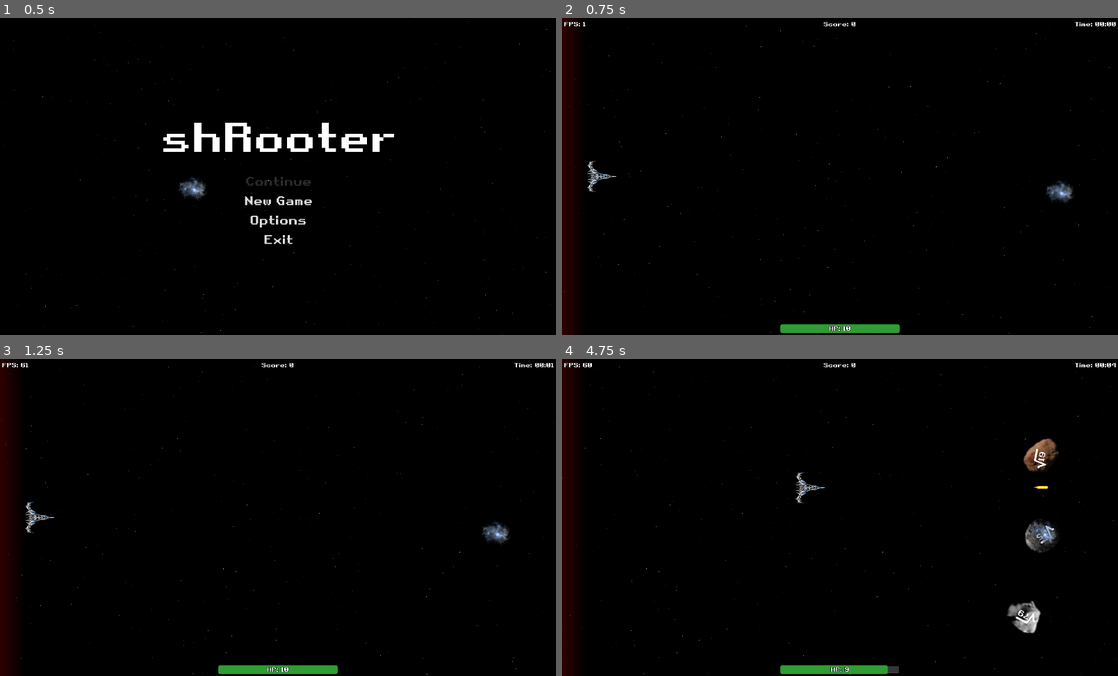
Above: before the commit, frames 1-4 (two rows, left to right).
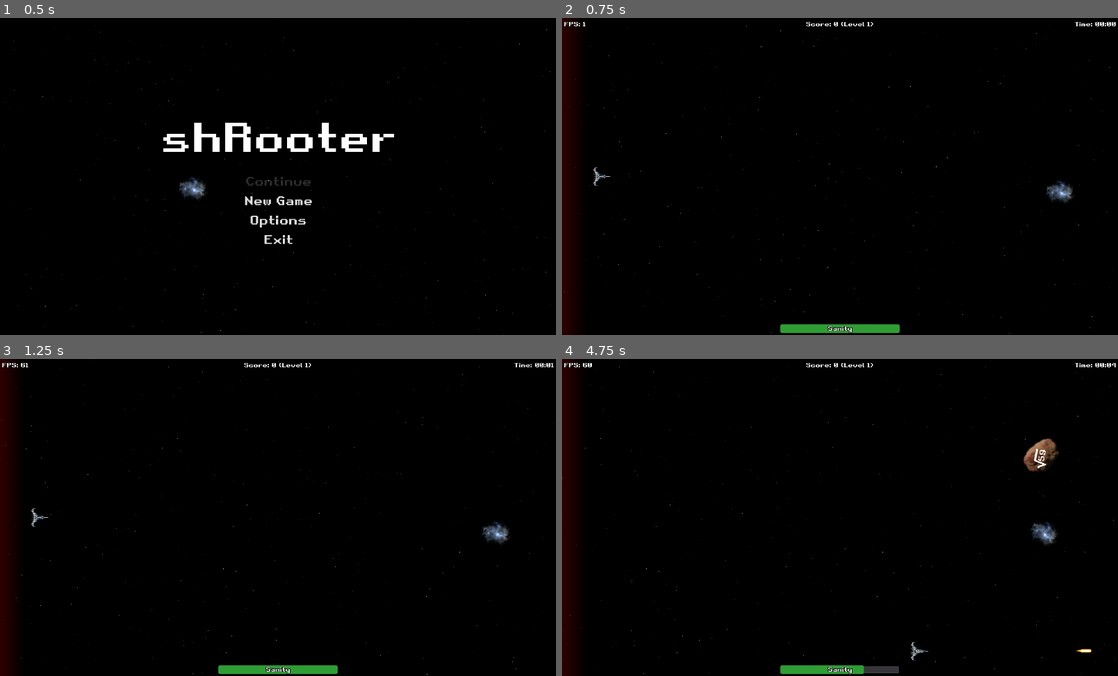
Above: after the commit, the same moments.

Repository: gingerr/ggj-2023-roots-one
Game: Godot game, scene res://MainMenu.tscn
Two runs of this game, one before a commit and one after it. Both use one fixed random seed, a clock stepped at 60 frames per second and the inputs below.
Inputs:
- Up to frame 1 (0.5 s): no input
- Up to frame 2 (0.75 s): click "New Game" at 0.5 s
- Up to frame 3 (1.25 s): no input
- Up to frame 4 (4.75 s): tap Enter at 1.25 s; hold Right (ui_right) 1.28-2.03 s; tap Space at 1.52, 2.27, 3.77, 4.52 s; hold Down (ui_down) 2.03-2.78 s; hold Right (ui_right) 2.78-3.53 s; hold Up (ui_up) 3.53-4.28 s; hold Left (ui_left) from 4.28 s (still down)

Frame 1 is identical in both runs. In frame 2, 0.3% of the frame differs, in the area x 4-56%, y 1-100%; in frame 3, 0.3%; in frame 4, 1.2%, in the area x 42-96%, y 1-100%.

Commit message:
.

Diff:
--- a/BehaviorHovering.gd
+++ b/BehaviorHovering.gd
@@ -1,6 +1,6 @@
 extends Node
 
-const drift_in_pixel = 1
+const drift_in_pixel = 2
 
 var timer = 0
 
--- a/EnemyRoot.gd
+++ b/EnemyRoot.gd
@@ -43,6 +43,8 @@
 		velocity.y = abs(velocity.y)
 	elif position.y + 50 > get_viewport_rect().size.y - HUD.bottomHeight:
 		velocity.y = -abs(velocity.y)
+	if position.x < -50 && is_enemy_good():
+		queue_free()
 
 	rotate(spin_speed * delta * spin_direction)
 
@@ -76,8 +78,8 @@
 		body.change_health(-1)
 	# despawn on left screen side
 	if "DeathZone" in body.get_name():
-		explode()
 		if !is_enemy_good():
+			explode()
 			get_node("/root/Game/Player").change_health(-1)
 		else:
 			HUD.increaseScore(1)
--- a/Game.gd
+++ b/Game.gd
@@ -1,12 +1,16 @@
 extends Node2D
 
 # difficulty configuration
+const intial_root_number 		= 100;
+const spawn_interval_in_seconds = 5
+const level_interval_in_seconds = 10
 var spawn_amount 				= 4
-var spawn_interval_in_seconds   = 5
-var max_root_number 			= 100
-var level 						= 1
+var max_root_number 			= intial_root_number
+export var level 				= 1
 
+# timer variables
 var spawn_timer 				= 5
+var level_timer 				= 0
 
 onready var squareRootFactory = preload("res://EnemyRoot.tscn")
 
@@ -16,12 +20,22 @@
 func _exit_tree():
 	HUD.setVisibility(false)
 
+func _ready():
+	Input.set_mouse_mode(Input.MOUSE_MODE_HIDDEN)
+
 func _process(delta):
 	spawn_timer += delta;
+	level_timer += delta;
 	if (spawn_timer > spawn_interval_in_seconds):
 		spawn_timer = 0;
+		max_root_number = intial_root_number + level * 10
 		for i in range(spawn_amount):
 			call_deferred("spawnEnemy")
+	if (level_timer > level_interval_in_seconds):
+		level_timer = 0;
+		level +=1
+		HUD.setLevel(level)
+
 
 func spawnEnemy():
 	var mob = squareRootFactory.instance()
@@ -31,5 +45,6 @@
 func _input(event: InputEvent) -> void:
 	if event is InputEventKey and event.pressed and event.scancode == KEY_ESCAPE:
 #		get_tree().quit()
+		Input.set_mouse_mode(Input.MOUSE_MODE_VISIBLE)
 		get_tree().paused = true
 		get_tree().change_scene("res://MainMenu.tscn")
--- a/Game.tscn
+++ b/Game.tscn
@@ -25,6 +25,7 @@
 
 [node name="Player" parent="." instance=ExtResource( 1 )]
 position = Vector2( 50, 0 )
+scale = Vector2( 0.03, 0.03 )
 
 [node name="BackgroundMusic" type="AudioStreamPlayer2D" parent="."]
 stream = ExtResource( 2 )
--- a/HUD.gd
+++ b/HUD.gd
@@ -5,6 +5,7 @@
 export var time: float
 export var score: int
 var health: int
+var level = 1
 var maxHealth: int
 
 func _ready():
@@ -27,6 +28,11 @@
 	maxHealth = value
 	updateHUD()
 
+func setLevel(value: int):
+	if (value >= 0):
+		level = value
+		updateHUD()
+
 func setHealth(value: int):
 	if (value >= 0):
 		health = value
@@ -34,9 +40,8 @@
 
 func updateHUD():
 	get_node('%Fps').set_text("FPS: " + String(Engine.get_frames_per_second()))
-	get_node('%Score').set_text('Score: ' + String(score))
+	get_node('%Score').set_text('Score: ' + String(score) + ' (Level ' + String(level) + ')')
 	get_node('%Time').set_text('Time: ' + getTimeString())
-	get_node('%Health').set_text('HP: ' + String(health))
 	var bar: ProgressBar = get_node('%Bar')
 	bar.max_value = maxHealth
 	bar.value = health
--- a/HUD.tscn
+++ b/HUD.tscn
@@ -105,10 +105,10 @@
 
 [node name="Health" type="Label" parent="MainContainer/VBoxContainer/Bottom"]
 unique_name_in_owner = true
-margin_left = 661.0
-margin_right = 728.0
+margin_left = 664.0
+margin_right = 726.0
 margin_bottom = 21.0
 custom_fonts/font = SubResource( 6 )
-text = "HP: 123"
+text = "Sanity"
 align = 1
 valign = 1
--- a/Player.gd
+++ b/Player.gd
@@ -4,9 +4,14 @@
 signal shoot
 
 var health: int
+
 export var muzzle_velocity: int = 350
 
 onready var muzzle: Position2D = $Muzzle
+
+const max_speed     = 300
+const acceleration  = 5
+var   current_speed = Vector2(0, 0)
 
 var bullet_factory = preload("res://Bullet.tscn")
 
@@ -19,15 +24,26 @@
 
 # Called every frame. 'delta' is the elapsed time since the previous frame.
 func _process(delta):
-	var speed = 500 * delta
-	if (Input.is_action_pressed("ui_left") && position.x > 100):
-		move_local_y(speed)
-	if (Input.is_action_pressed("ui_up") && position.y > 100):
-		move_local_x(-speed)
-	if (Input.is_action_pressed("ui_right") && position.x < get_viewport_rect().size.x / 1):
-		move_local_y(-speed)
-	if (Input.is_action_pressed("ui_down") && position.y < get_viewport_rect().size.y - 100):
-		move_local_x(speed)
+	# accelerate and decelerate
+	if Input.is_action_pressed("ui_left"):
+		current_speed.x = max(-max_speed, current_speed.x - acceleration)
+	if Input.is_action_pressed("ui_up"):
+		current_speed.y = max(-max_speed, current_speed.y - acceleration)
+	if Input.is_action_pressed("ui_right"):
+		current_speed.x = min(max_speed, current_speed.x + acceleration)
+	if Input.is_action_pressed("ui_down"):
+		current_speed.y = min(max_speed, current_speed.y + acceleration)
+
+	# bounce on scren side
+	if position.x < 50:
+		current_speed.x = abs(current_speed.x)
+	elif position.x > get_viewport_rect().size.x - 50:
+		current_speed.x = -abs(current_speed.x)
+	if position.y < 50:
+		current_speed.y = abs(current_speed.y)
+	elif position.y > get_viewport_rect().size.y - 50:
+		current_speed.y = -abs(current_speed.y)
+	position += current_speed * delta;
 
 
 func _input(event: InputEvent) -> void:
